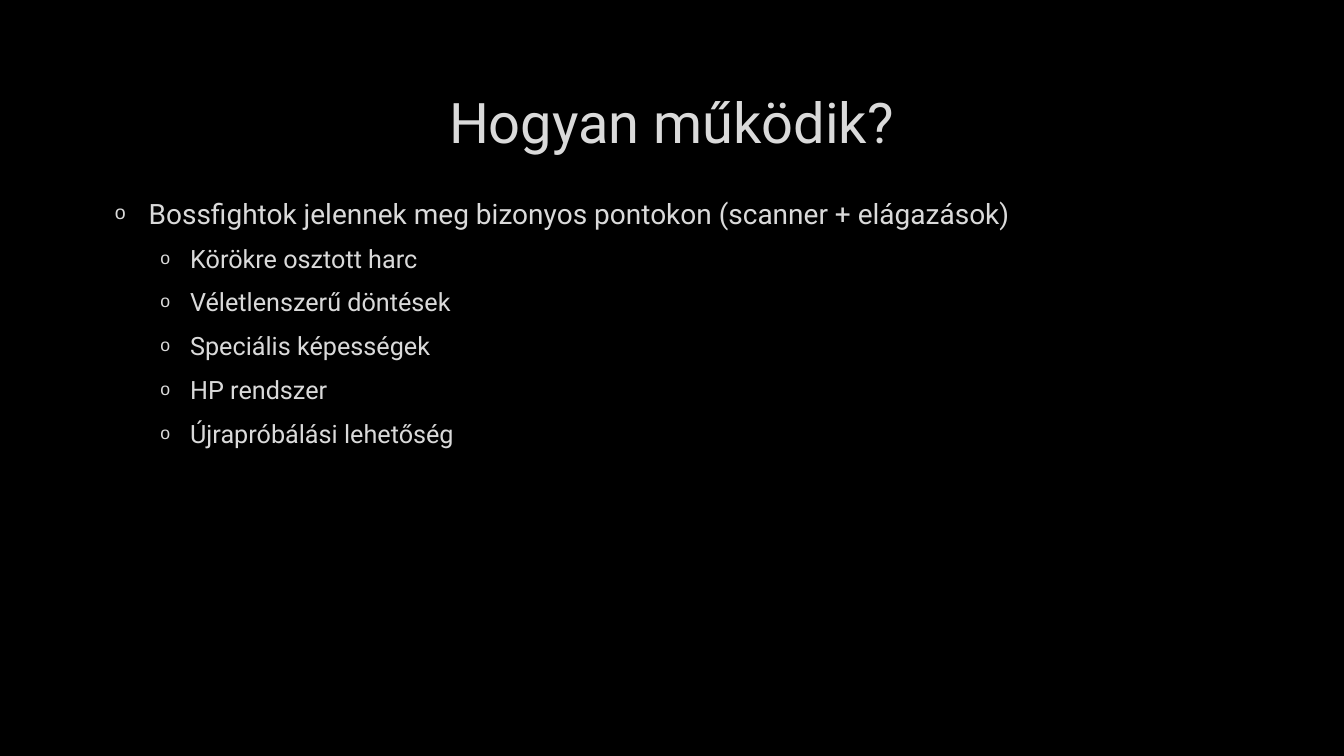
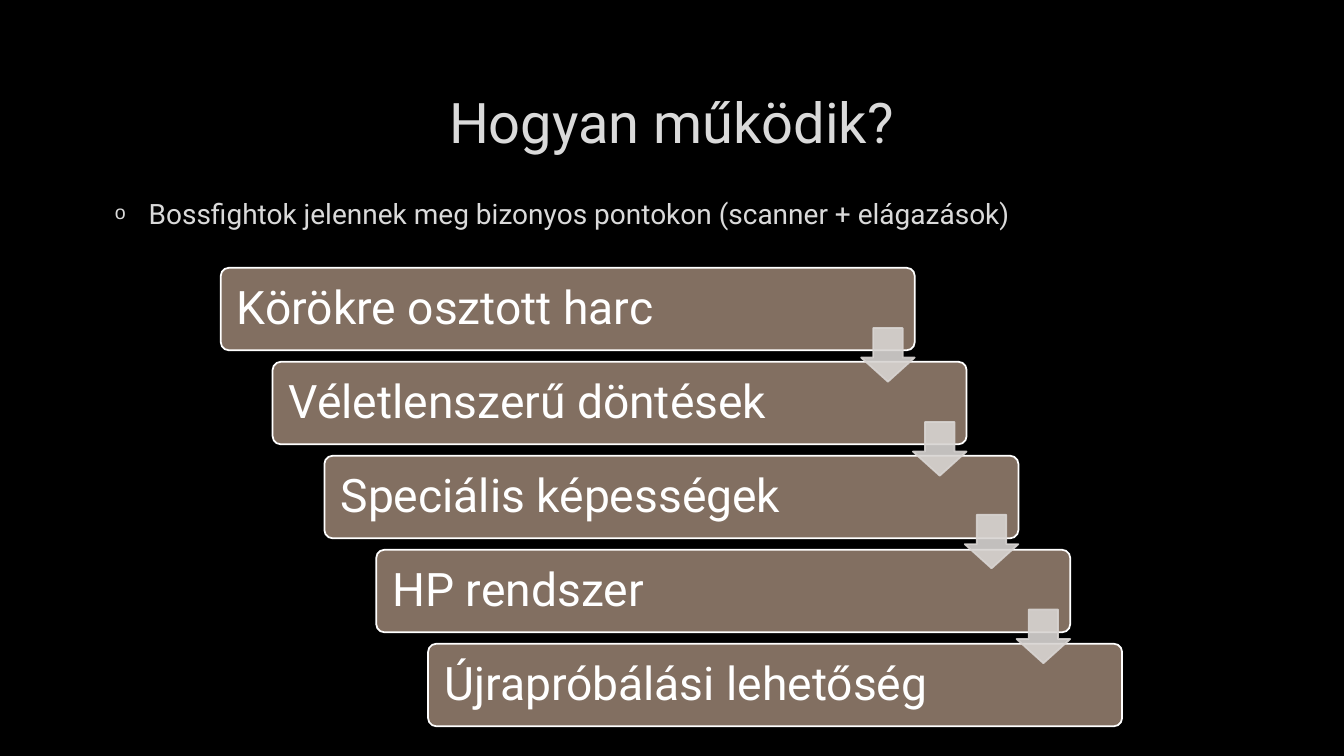
Before and after one commit to djkzea/java, a slide deck: slide 5 of projektmunka.pptx. Drawn at 1344x756 pixels with LibreOffice and Linux fonts; fonts in the diff are those of the drawing; background and template pictures are left out. Boxes give left, top, right and bottom in pixels: in the first picture for what was removed or moved away, otherwise in the second. Text is boxed around its words. In the diff, an @@ line names an element or a change of style, - is before the commit and + after.

```diff
--- a/projektmunka.pptx
+++ b/projektmunka.pptx
@@ text at [190, 249, 454, 449]: paragraphs removed @@
-  o Körökre osztott harc
-  o Véletlenszerű döntések
-  o Speciális képességek
-  o HP rendszer
-  o Újrapróbálási lehetőség
@@ group added at [221, 268, 1123, 727]: 5 rounded rectangles, 5 texts, 4 down arrows @@
+Körökre osztott harc
+Véletlenszerű döntések
+Speciális képességek
+HP rendszer
+Újrapróbálási lehetőség
```
Also in this commit, not shown: 2 other slides changed, 2 slides removed.
